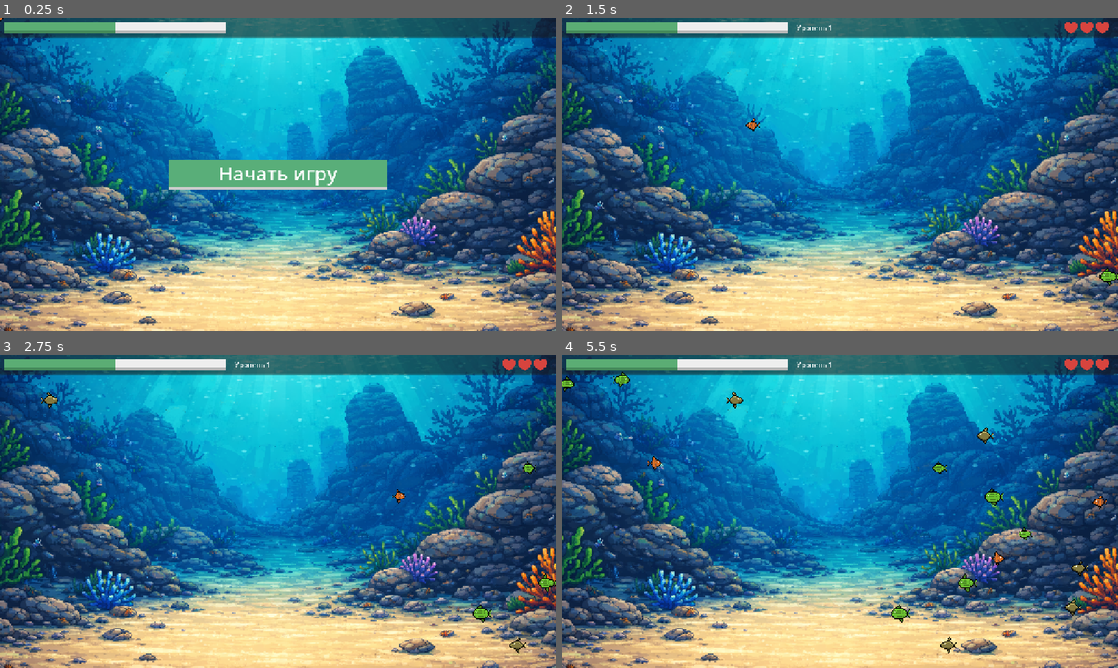
Above: before the commit, frames 1-4 (two rows, left to right).
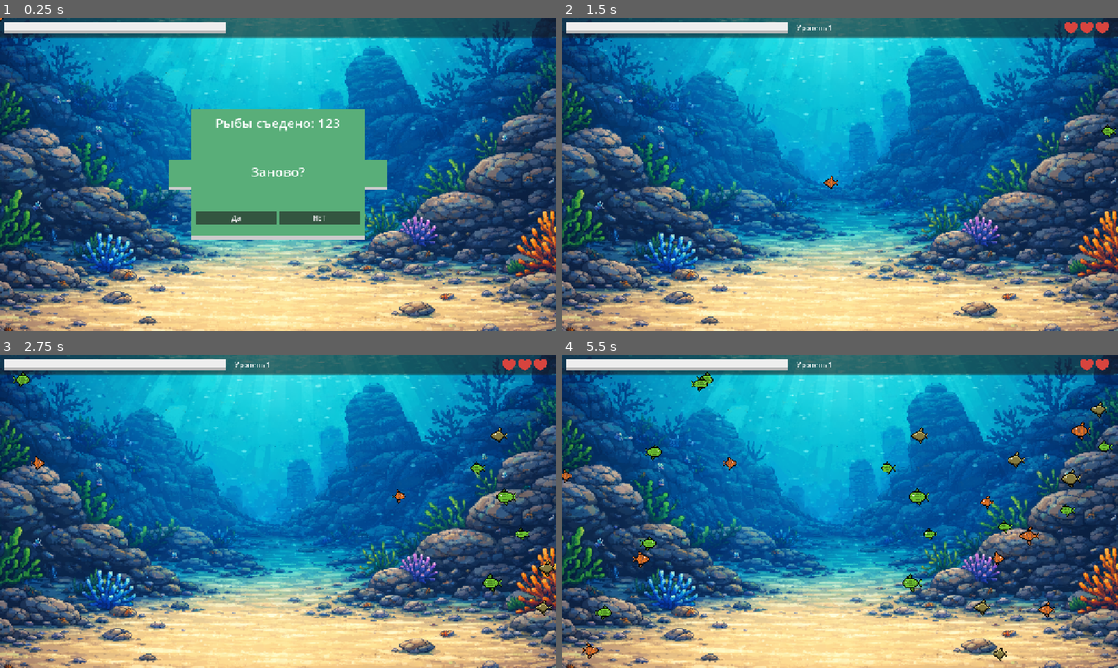
Above: after the commit, the same moments.

Repository: kotofeyy/BecomeBigFish-game
Game: Godot game, scene res://scenes/main.tscn
Same seed, same stepped clock (60 frames per second), same inputs: the game is played once before the commit and once after it.
Inputs (mouse positions are in pixels of both pictures, inside the frame that each line leads up to):
- Up to frame 1 (0.25 s): no input
- Up to frame 2 (1.5 s): click (795, 218) at 0.5 s, where only the run after the commit has a clickable "Да"; click "Начать игру" at 1.25 s
- Up to frame 3 (2.75 s): move the mouse to (400, 495) at 2.02 s
- Up to frame 4 (5.5 s): move the mouse to (728, 527) at 2.77 s; move the mouse to (895, 442) at 3.52 s; move the mouse to (812, 574) at 4.27 s; move the mouse to (1006, 558) at 5.02 s

The runs differ from the first frame. In frame 1, 11% of the frame differs, in the area x 0-66%, y 1-71%; in frame 2, 1.0%; in frame 3, 1.8%; in frame 4, 3.6%.

Commit message:
gameover панель. подсчет сколько рыбы съедено

Diff:
--- a/code/main.gd
+++ b/code/main.gd
@@ -17,6 +17,8 @@
 @onready var level_label: Label = $CanvasLayer/Panel/MarginContainer/VBoxContainer/LevelLabel
 @onready var animated_sprite_eat: AnimatedSprite2D = $AnimatedSpriteEat
 @onready var start_game_button: Button = $CanvasLayer/StartGameButton
+@onready var end_game_panel: Panel = $CanvasLayer/EndGamePanel
+@onready var count_of_fish_label: Label = $CanvasLayer/EndGamePanel/MarginContainer/VBoxContainer/CountOfFishLabel
 
 
 var has_game_started := false
@@ -44,6 +46,8 @@
 	update_heart()
 	chage_texture(level - 1)
 	progress_bar.max_value = level * 10
+	progress_bar.min_value = score
+	progress_bar.value = score
 	player_scale = Util.size_to_scale[level - 1]
 	player.scale = player_scale
 	clear_fishes()
@@ -210,12 +214,30 @@
 
 
 func _on_timer_for_shield_timeout() -> void:
-	on_shield_dropping()
+	if game_is_started:
+		on_shield_dropping()
 
 
 func _on_timer_for_heart_timeout() -> void:
-	on_heart_dropping()
+	if game_is_started:
+		on_heart_dropping()
 
 
 func on_dead() -> void:
-	pass
+	game_is_started = false
+	end_game_panel.visible = true
+	clear_fishes()
+	count_of_fish_label.text = "Рыбы съедено: " + str(score)
+
+
+func _on_restart_button_pressed() -> void:
+	game_is_started = true
+	end_game_panel.visible = false
+	start_game()
+
+
+func _on_cancel_button_pressed() -> void:
+	clear_fishes()
+	start_game_button.visible = true
+	end_game_panel.visible = false
+	game_is_started = false
--- a/scenes/main.tscn
+++ b/scenes/main.tscn
@@ -38,6 +38,10 @@
 [sub_resource type="StyleBoxFlat" id="StyleBoxFlat_choun"]
 bg_color = Color(0.9372549, 0.4117647, 0.38039216, 1)
 
+[sub_resource type="StyleBoxFlat" id="StyleBoxFlat_eb6dy"]
+bg_color = Color(0.34901962, 0.68235296, 0.4745098, 1)
+border_width_bottom = 10
+
 [sub_resource type="AtlasTexture" id="AtlasTexture_tbgi4"]
 atlas = ExtResource("4_jyhfs")
 region = Rect2(0, 0, 32, 32)
@@ -184,7 +188,6 @@
 theme_override_styles/fill = SubResource("StyleBoxFlat_tefeu")
 max_value = 10.0
 step = 1.0
-value = 5.0
 show_percentage = false
 
 [node name="LevelLabel" type="Label" parent="CanvasLayer/Panel/MarginContainer/VBoxContainer" unique_id=905797926]
@@ -244,6 +247,62 @@
 grow_vertical = 2
 mouse_filter = 2
 theme_override_styles/panel = SubResource("StyleBoxFlat_choun")
+
+[node name="EndGamePanel" type="Panel" parent="CanvasLayer" unique_id=1544777590]
+custom_minimum_size = Vector2(400, 300)
+anchors_preset = 8
+anchor_left = 0.5
+anchor_top = 0.5
+anchor_right = 0.5
+anchor_bottom = 0.5
+offset_left = -20.0
+offset_top = -20.0
+offset_right = 20.0
+offset_bottom = 20.0
+grow_horizontal = 2
+grow_vertical = 2
+theme_override_styles/panel = SubResource("StyleBoxFlat_eb6dy")
+
+[node name="MarginContainer" type="MarginContainer" parent="CanvasLayer/EndGamePanel" unique_id=1676105238]
+layout_mode = 1
+anchors_preset = 15
+anchor_right = 1.0
+anchor_bottom = 1.0
+grow_horizontal = 2
+grow_vertical = 2
+theme_override_constants/margin_left = 10
+theme_override_constants/margin_top = 10
+theme_override_constants/margin_right = 10
+theme_override_constants/margin_bottom = 20
+
+[node name="VBoxContainer" type="VBoxContainer" parent="CanvasLayer/EndGamePanel/MarginContainer" unique_id=722202580]
+layout_mode = 2
+theme_override_constants/separation = 70
+
+[node name="CountOfFishLabel" type="Label" parent="CanvasLayer/EndGamePanel/MarginContainer/VBoxContainer" unique_id=32734393]
+layout_mode = 2
+theme_override_font_sizes/font_size = 30
+text = "Рыбы съедено: 123"
+horizontal_alignment = 1
+
+[node name="AgainLabel" type="Label" parent="CanvasLayer/EndGamePanel/MarginContainer/VBoxContainer" unique_id=1611567541]
+layout_mode = 2
+theme_override_font_sizes/font_size = 30
+text = "Заново?"
+horizontal_alignment = 1
+
+[node name="HBoxContainer" type="HBoxContainer" parent="CanvasLayer/EndGamePanel/MarginContainer/VBoxContainer" unique_id=1060874092]
+layout_mode = 2
+
+[node name="RestartButton" type="Button" parent="CanvasLayer/EndGamePanel/MarginContainer/VBoxContainer/HBoxContainer" unique_id=1452430027]
+layout_mode = 2
+size_flags_horizontal = 3
+text = "Да"
+
+[node name="CancelButton" type="Button" parent="CanvasLayer/EndGamePanel/MarginContainer/VBoxContainer/HBoxContainer" unique_id=1186989350]
+layout_mode = 2
+size_flags_horizontal = 3
+text = "НЕТ"
 
 [node name="AnimatedSpriteEat" type="AnimatedSprite2D" parent="." unique_id=1729697139]
 scale = Vector2(2, 2)
@@ -307,5 +366,7 @@
 
 [connection signal="area_entered" from="Player/Area2D" to="." method="_on_area_2d_area_entered"]
 [connection signal="pressed" from="CanvasLayer/StartGameButton" to="." method="_on_start_game_button_pressed"]
+[connection signal="pressed" from="CanvasLayer/EndGamePanel/MarginContainer/VBoxContainer/HBoxContainer/RestartButton" to="." method="_on_restart_button_pressed"]
+[connection signal="pressed" from="CanvasLayer/EndGamePanel/MarginContainer/VBoxContainer/HBoxContainer/CancelButton" to="." method="_on_cancel_button_pressed"]
 [connection signal="timeout" from="TimerForShield" to="." method="_on_timer_for_shield_timeout"]
 [connection signal="timeout" from="TimerForHeart" to="." method="_on_timer_for_heart_timeout"]
